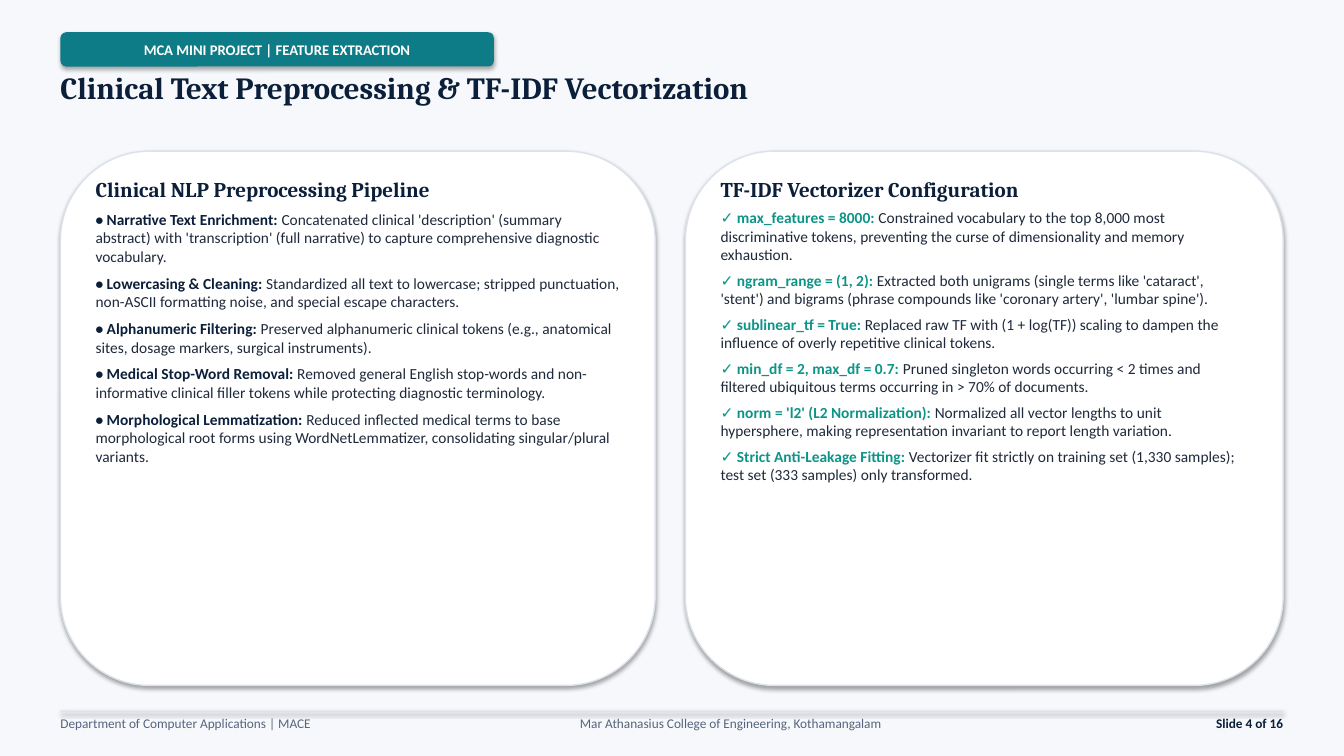
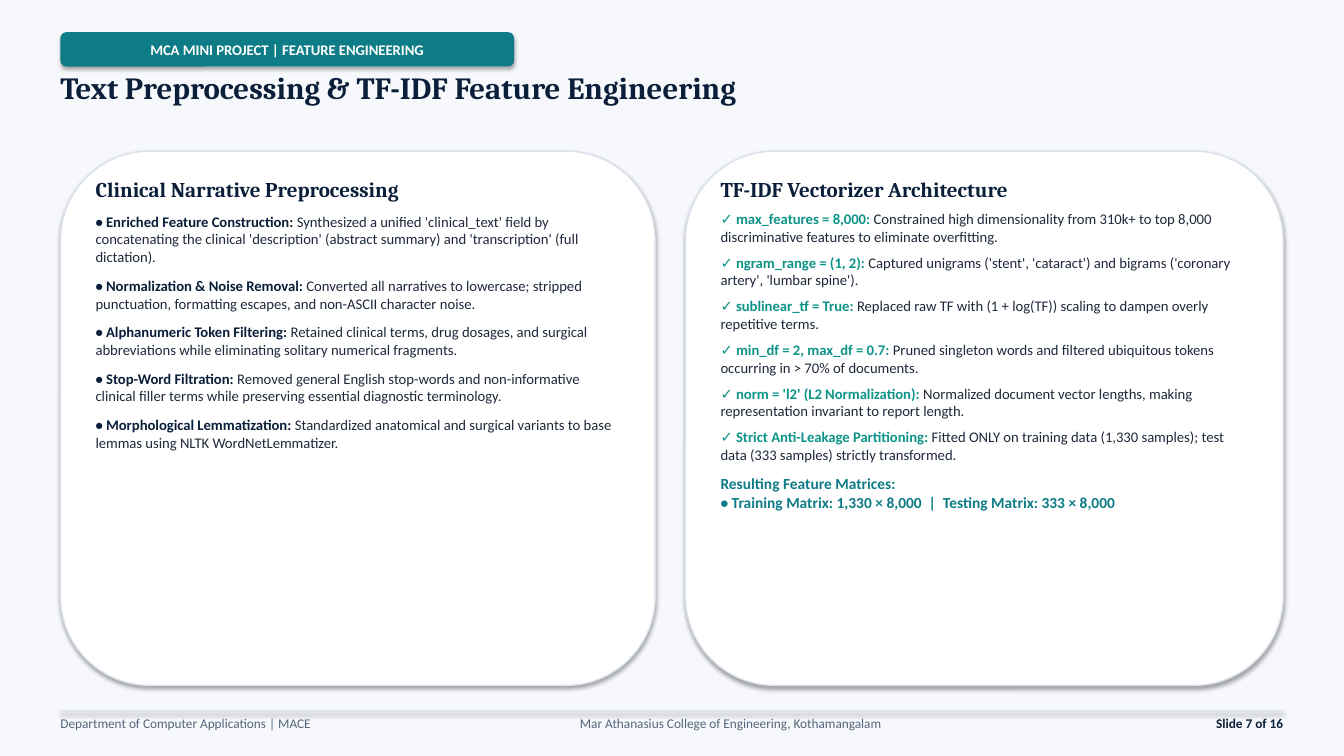
Before and after one commit to JiphinGeorge/Mini-Project-S3-MCA, a slide deck: slide 7 of model training project/2nd Presentation 30-9-2026/Medical_Specialty_Classification_Interim_Presentation_2.pptx (slide 4 before the commit). Drawn at 1344x756 pixels with LibreOffice and Linux fonts; fonts in the diff are those of the drawing. Boxes give left, top, right and bottom in pixels: in the first picture for what was removed or moved away, otherwise in the second. Text is boxed around its words. In the diff, an @@ line names an element or a change of style, - is before the commit and + after.

```diff
--- a/model training project/2nd Presentation 30-9-2026/Medical_Specialty_Classification_Interim_Presentation_2.pptx
+++ b/model training project/2nd Presentation 30-9-2026/Medical_Specialty_Classification_Interim_Presentation_2.pptx
@@ rounded rectangle "MCA MINI PROJECT | FEATURE ...": place and size @@
-rounded rectangle "MCA MINI PROJECT | FEATURE ..." at (60, 32, 494, 67)
+rounded rectangle "MCA MINI PROJECT | FEATURE ..." at (60, 32, 514, 67)
@@ text in rounded rectangle at (150, 45, 424, 55): text changed @@
-MCA MINI PROJECT | FEATURE EXTRACTION
+MCA MINI PROJECT | FEATURE ENGINEERING
@@ text at (60, 77, 736, 106): text changed @@
-Clinical Text Preprocessing & TF-IDF Vectorization
+Text Preprocessing & TF-IDF Feature Engineering
@@ text at (96, 182, 612, 451): text changed; size 11 to 10.5 pt @@
-Clinical NLP Preprocessing Pipeline
-• Narrative Text Enrichment: Concatenated clinical 'description' (summary abstract) with 'transcription' (full narrative) to capture comprehensive diagnostic vocabulary.
-• Lowercasing & Cleaning: Standardized all text to lowercase; stripped punctuation, non-ASCII formatting noise, and special escape characters.
-• Alphanumeric Filtering: Preserved alphanumeric clinical tokens (e.g., anatomical sites, dosage markers, surgical instruments).
-• Medical Stop-Word Removal: Removed general English stop-words and non-informative clinical filler tokens while protecting diagnostic terminology.
-• Morphological Lemmatization: Reduced inflected medical terms to base morphological root forms using WordNetLemmatizer, consolidating singular/plural variants.
+Clinical Narrative Preprocessing
+• Enriched Feature Construction: Synthesized a unified 'clinical_text' field by concatenating the clinical 'description' (abstract summary) and 'transcription' (full dictation).
+• Normalization & Noise Removal: Converted all narratives to lowercase; stripped punctuation, formatting escapes, and non-ASCII character noise.
+• Alphanumeric Token Filtering: Retained clinical terms, drug dosages, and surgical abbreviations while eliminating solitary numerical fragments.
+• Stop-Word Filtration: Removed general English stop-words and non-informative clinical filler terms while preserving essential diagnostic terminology.
+• Morphological Lemmatization: Standardized anatomical and surgical variants to base lemmas using NLTK WordNetLemmatizer.
@@ text at (721, 182, 1230, 511): text changed; size 11 to 10.5 pt @@
-TF-IDF Vectorizer Configuration
-✓ max_features = 8000: Constrained vocabulary to the top 8,000 most discriminative tokens, preventing the curse of dimensionality and memory exhaustion.
-✓ ngram_range = (1, 2): Extracted both unigrams (single terms like 'cataract', 'stent') and bigrams (phrase compounds like 'coronary artery', 'lumbar spine').
-✓ sublinear_tf = True: Replaced raw TF with (1 + log(TF)) scaling to dampen the influence of overly repetitive clinical tokens.
-✓ min_df = 2, max_df = 0.7: Pruned singleton words occurring < 2 times and filtered ubiquitous terms occurring in > 70% of documents.
-✓ norm = 'l2' (L2 Normalization): Normalized all vector lengths to unit hypersphere, making representation invariant to report length variation.
-✓ Strict Anti-Leakage Fitting: Vectorizer fit strictly on training set (1,330 samples); test set (333 samples) only transformed.
+TF-IDF Vectorizer Architecture
+✓ max_features = 8,000: Constrained high dimensionality from 310k+ to top 8,000 discriminative features to eliminate overfitting.
+✓ ngram_range = (1, 2): Captured unigrams ('stent', 'cataract') and bigrams ('coronary artery', 'lumbar spine').
+✓ sublinear_tf = True: Replaced raw TF with (1 + log(TF)) scaling to dampen overly repetitive terms.
+✓ min_df = 2, max_df = 0.7: Pruned singleton words and filtered ubiquitous tokens occurring in > 70% of documents.
+✓ norm = 'l2' (L2 Normalization): Normalized document vector lengths, making representation invariant to report length.
+✓ Strict Anti-Leakage Partitioning: Fitted ONLY on training data (1,330 samples); test data (333 samples) strictly transformed.
+Resulting Feature Matrices:
+• Training Matrix: 1,330 × 8,000 | Testing Matrix: 333 × 8,000
@@ text at (1216, 718, 1283, 728): text changed @@
-Slide 4 of 16
+Slide 7 of 16
```
Also in this commit, not shown: 11 other slides changed, 4 slides added, 4 slides removed, 1 other file.
